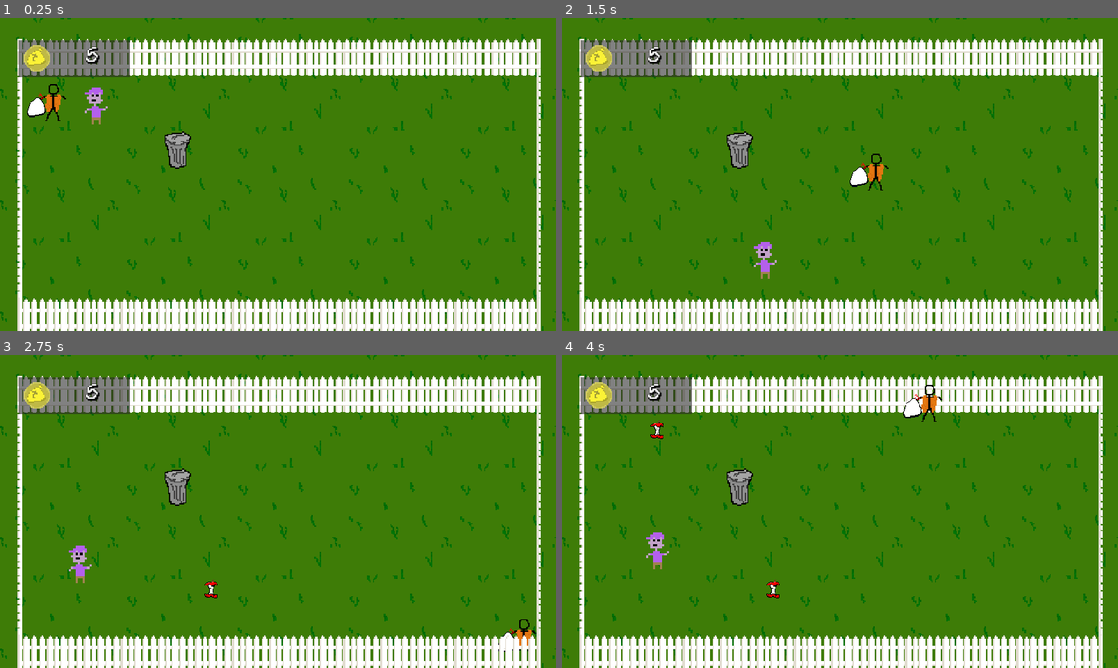
Above: before the commit, frames 1-4 (two rows, left to right).
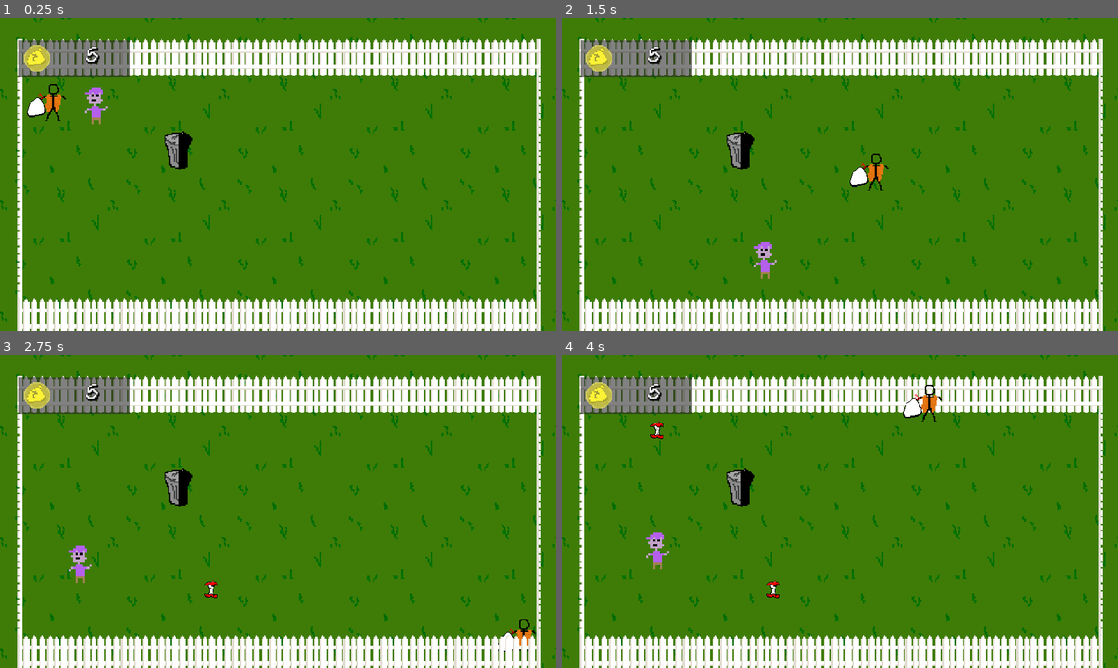
Above: after the commit, the same moments.

Repository: RagingTurtle/TrashMan
Game: Godot game, scene res://Scenes/grassy_area.tscn
Same seed, same stepped clock (60 frames per second), same inputs: the game is played once before the commit and once after it.
Inputs:
- Up to frame 1 (0.25 s): no input
- Up to frame 2 (1.5 s): tap Enter at 0.5 s; hold Right (ui_right) 0.53-1.28 s; hold Down (ui_down) from 1.28 s (still down)
- Up to frame 3 (2.75 s): release Down (ui_down) at 2.03 s; hold Right (ui_right) from 2.03 s (still down)
- Up to frame 4 (4 s): release Right (ui_right) at 2.78 s; hold Up (ui_up) 2.78-3.53 s; hold Left (ui_left) from 3.53 s (still down)

The runs differ from the first frame. In frame 1, 0.2% of the frame differs, in the area x 32-35%, y 36-49%; in frame 2, 0.2%; in frame 3, 0.2%; in frame 4, 0.2%.

Commit message:
trashcan timer animation

Diff:
--- a/Scenes/trashcan.tscn
+++ b/Scenes/trashcan.tscn
@@ -10,6 +10,15 @@
 [node name="Sprite2D" type="Sprite2D" parent="."]
 texture = ExtResource("1_fdhsv")
 
+[node name="WaitTimerProgressBar" type="TextureProgressBar" parent="Sprite2D"]
+modulate = Color(0, 0, 0, 1)
+offset_right = 32.0
+offset_bottom = 32.0
+value = 50.0
+fill_mode = 4
+texture_progress = ExtResource("1_fdhsv")
+texture_progress_offset = Vector2(-15, -15)
+
 [node name="CollisionPolygon2D" type="CollisionPolygon2D" parent="."]
 polygon = PackedVector2Array(6, -15, 8, -15, 8, -14, 10, -14, 10, -13, 11, -13, 11, -12, 12, -12, 12, -9, 11, -9, 11, - …(297 unchanged characters)…
 
--- a/Scripts/trashcan.gd
+++ b/Scripts/trashcan.gd
@@ -4,14 +4,13 @@
 var is_player_in_area: bool = false
 @onready var wait_timer: Timer = $WaitTimer
 @onready var in_bag: Node = $"../Used Trash/In Bag"
+@onready var wait_timer_sprite: TextureProgressBar = $Sprite2D/WaitTimerProgressBar
 
 func _process(_delta: float) -> void:
-	if is_player_in_area:
-		if !wait_timer.is_stopped():
-			return
-		if in_bag.get_child_count() > 0:
-			emit_signal("dispose_trash")
-			wait_timer.start()
+	if is_player_in_area and wait_timer.is_stopped() and in_bag.get_child_count() > 0:
+		emit_signal("dispose_trash")
+		wait_timer_animation(wait_timer.wait_time)
+		wait_timer.start()
 
 func _on_body_entered(body: Node2D) -> void:
 	if (body.name) == "Player" and in_bag != null:
@@ -20,3 +19,7 @@
 func _on_body_exited(body: Node2D) -> void:
 	if (body.name) == "Player":
 		is_player_in_area = false
+
+func  wait_timer_animation(tween_duration:float) -> void:
+	var tween: Tween = create_tween()
+	tween.tween_property(wait_timer_sprite, "value", wait_timer_sprite.min_value, tween_duration).from(wait_timer_sprite.max_value)
